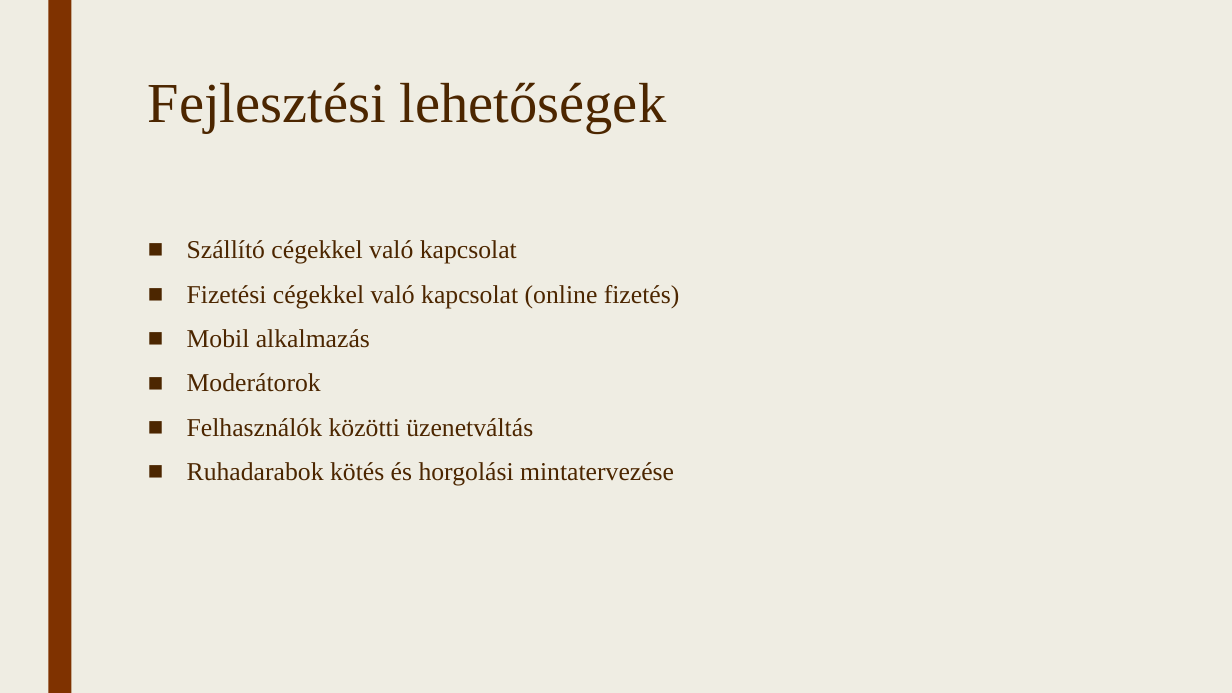
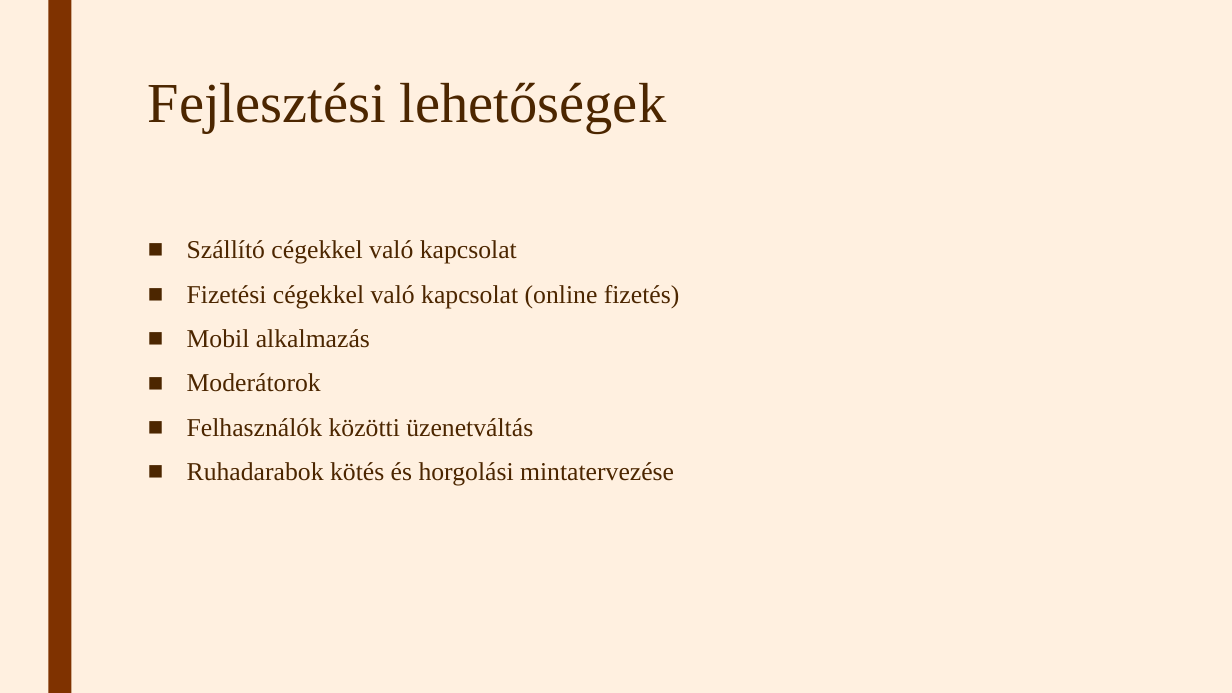
Before and after one commit to TothpalIstvano/13_S1_4_vizsgaremek, a slide deck: slide 11 of Fájlok/Bemutató.pptx. Drawn at 1232x693 pixels with LibreOffice and Linux fonts; fonts in the diff are those of the drawing. Boxes give left, top, right and bottom in pixels: in the first picture for what was removed or moved away, otherwise in the second. Text is boxed around its words. In the diff, an @@ line names an element or a change of style, - is before the commit and + after.

```diff
--- a/Fájlok/Bemutató.pptx
+++ b/Fájlok/Bemutató.pptx
@@ background #EFEDE3 to #FFF0E0 @@
```
Also in this commit, not shown: 12 other slides changed, 3 other files.
